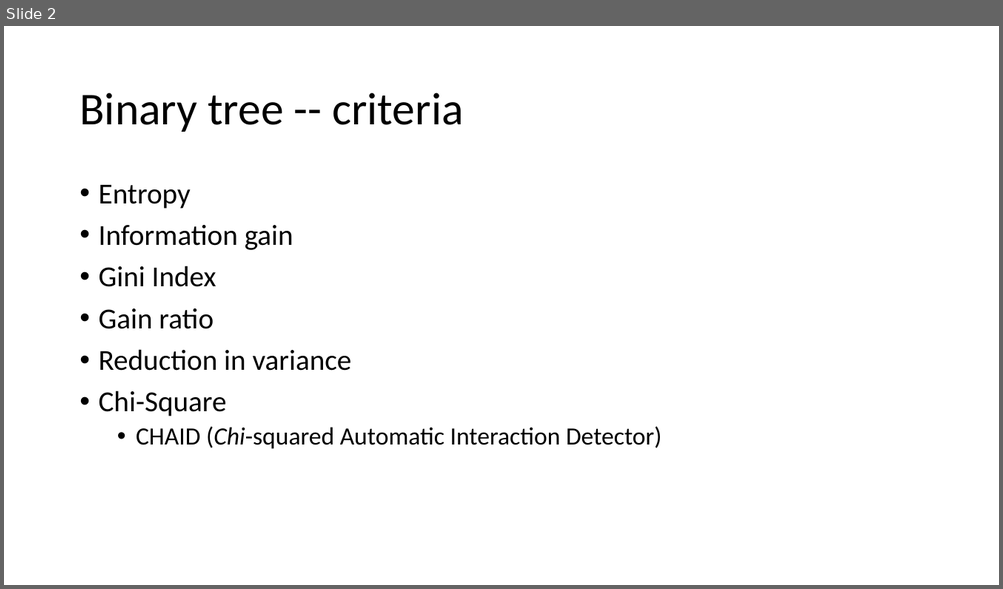
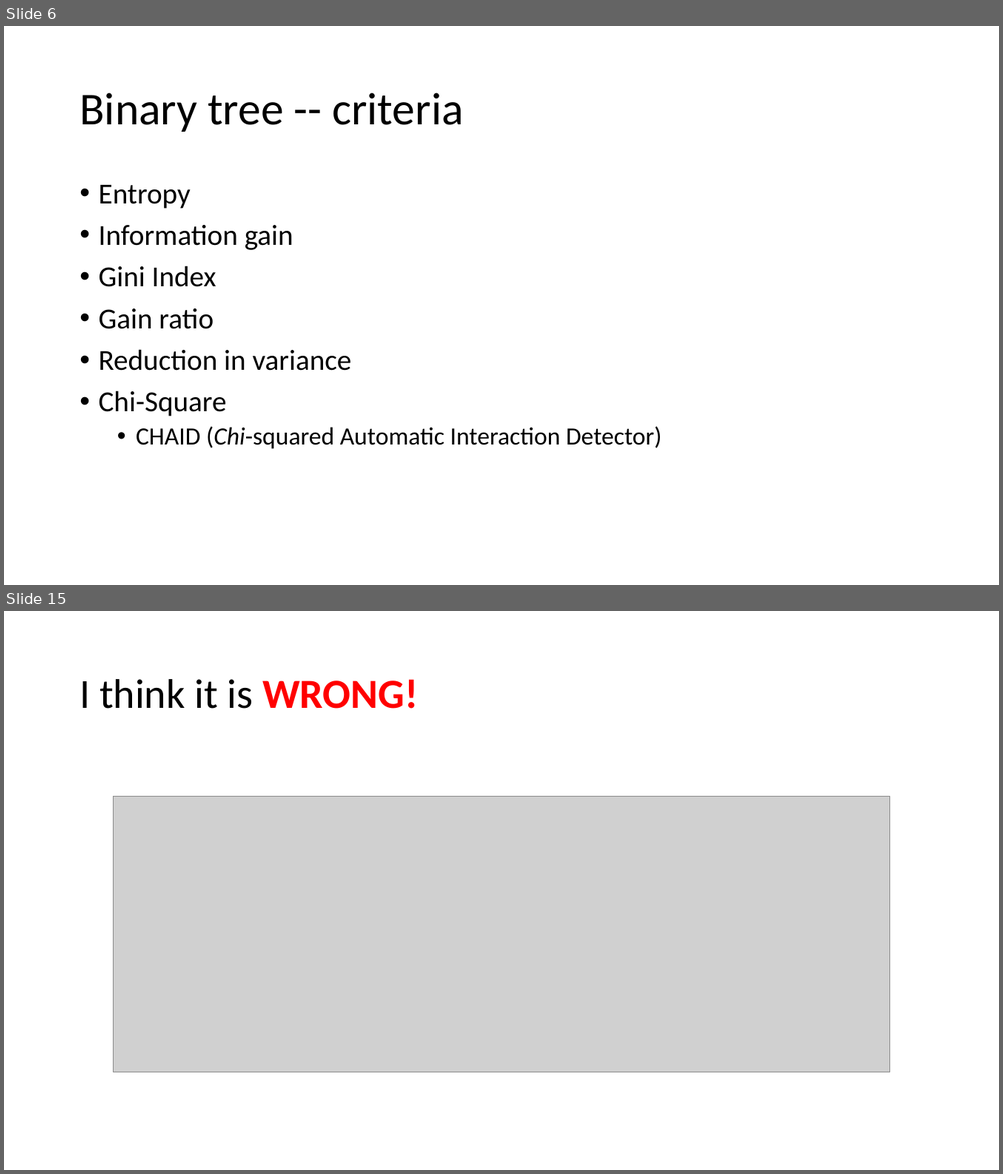
Before and after one commit to 2waybene/java4lucy, a slide deck: doc/meeting_11052020.pptx. Shown one above the other, each under a label of ours: slide 2 before the commit, slides 6 and 15 after it; the slides between them are not shown. The pictures are 1003x589 and 1003x1174 pixels, drawn with LibreOffice and Linux fonts; fonts in the diff are those of the drawing; grey boxes stand for pictures. Boxes give left, top, right and bottom in pixels: in the first picture for what was removed or moved away, otherwise in the second. Text is boxed around its words. In the diff, an @@ line names an element or a change of style, - is before the commit and + after.

```diff
--- a/doc/meeting_11052020.pptx
+++ b/doc/meeting_11052020.pptx
@@ slide 15 added at (4, 611, 999, 1170), background #FFFFFF @@
@@ title added at (79, 679, 418, 709), 40 pt, text #000000 @@
+I think it is WRONG!
@@ picture added at (114, 797, 890, 1072) @@
@@ what was slide 2 is now slide 6 @@
```
Also in this commit, not shown: 4 slides changed, 11 other slides added, 1 slide removed, 3 other files.
